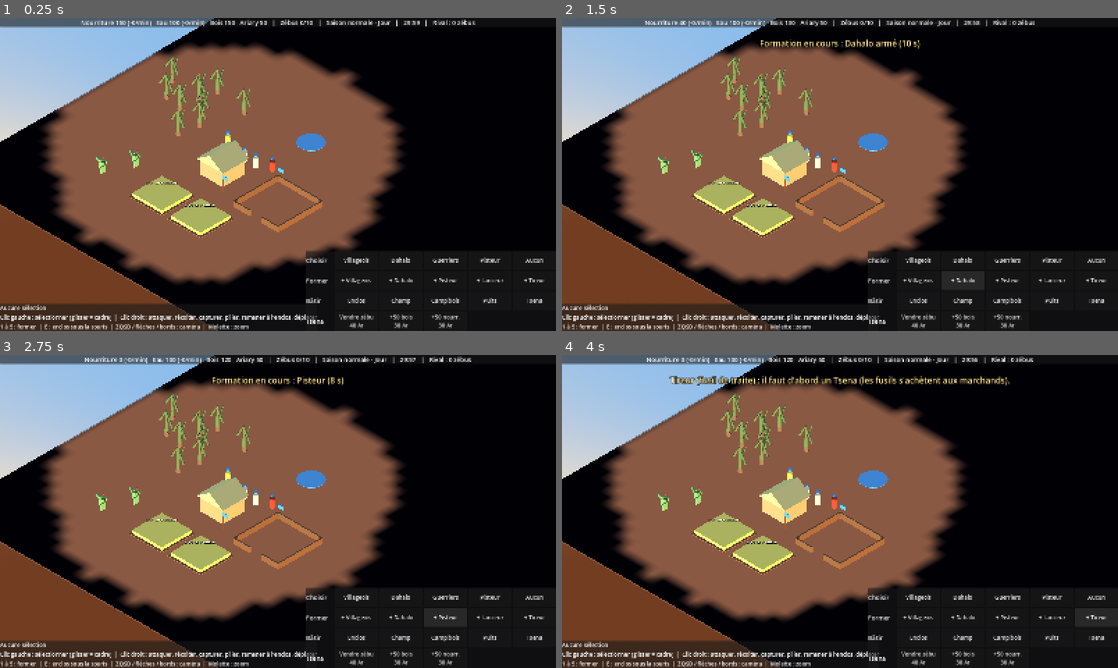
Above: before the commit, frames 1-4 (two rows, left to right).
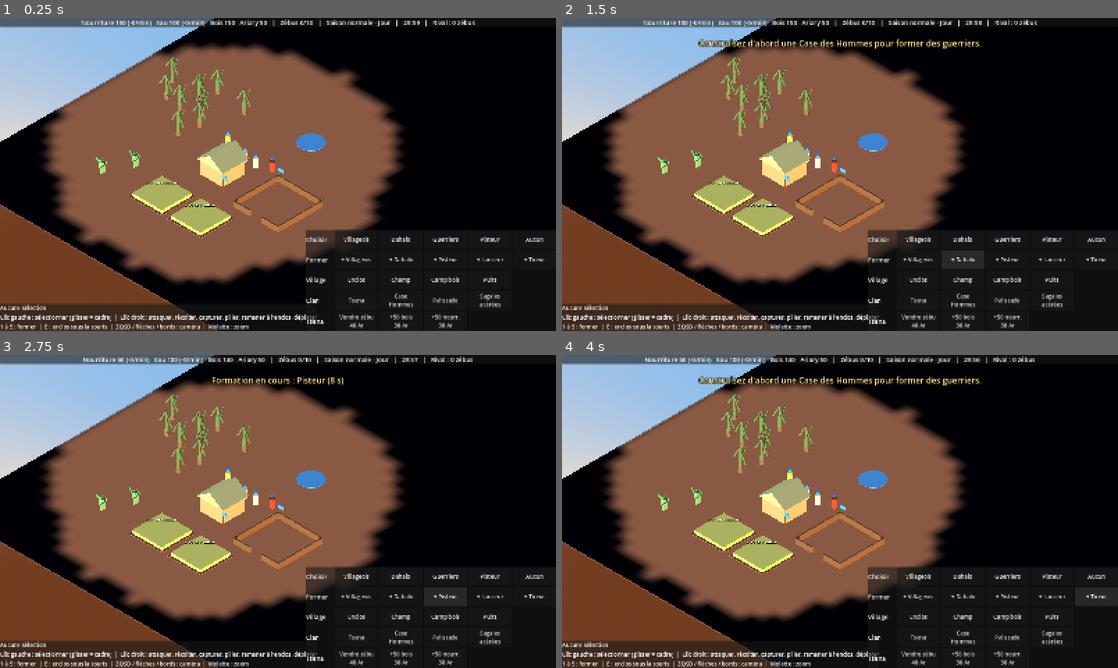
Above: after the commit, the same moments.

Repository: heishandria/dahalo
Game: Godot game, scene res://scenes/main.tscn
Two runs of this game, one before a commit and one after it. Both use one fixed random seed, a clock stepped at 60 frames per second and the inputs below.
Inputs:
- Up to frame 1 (0.25 s): no input
- Up to frame 2 (1.5 s): click "+ Villageois" at 0.5 s; click "+ Dahalo" at 1.25 s
- Up to frame 3 (2.75 s): click "+ Pisteur" at 2 s
- Up to frame 4 (4 s): click "+ Lanceur" at 2.75 s; click "+ Tireur" at 3.5 s

The runs differ from the first frame. In frame 1, 1.7% of the frame differs, in the area x 55-98%, y 67-93%; in frame 2, 3.2%; in frame 3, 2.4%; in frame 4, 3.8%, in the area x 15-100%, y 0-93%.

Commit message:
Défense : Case des Hommes, palissade épineuse (ralentit, sabotable), Sagaies acérées
- Guerriers formés à la Case des Hommes ; Case centrale = villageois et pisteurs
- Palissade : segments de 4 m orientés vers l'extérieur, ennemis ralentis à 35 %, 150 PV
- Recherche Sagaies acérées (+30 % dégâts sagaies) ; commande « rechercher »
- IA : construit sa Case des Hommes ; HUD : lignes Village / Clan
- Spec docs/specs/defense.md

Co-Authored-By: Claude Opus 5.5 <noreply@anthropic.com>
Claude-Session: https://claude.ai/code/session_01LBZFuQwBKtYsFencaWhgxN

Diff:
--- a/autoload/command_bus.gd
+++ b/autoload/command_bus.gd
@@ -14,6 +14,7 @@
 ##   deposer    : "unites": [ids], "cible_id": id d'un Batiment
 ##   former     : "batiment": id, "unite": "villageois" | "dahalo" | "pisteur"
 ##   construire : "type_batiment": "enclos" | "champ" | "camp_bois" | "puits" | "tsena", "position": Vector3
+##   rechercher : "technologie": clé de GameRules.TECHNOLOGIES (dans le bâtiment adapté)
 ##   commerce   : "action": "vendre_zebu" | "acheter_bois" | "acheter_nourriture" (nécessite un Tsena)
 
 var monde = null           # référence vers main.gd (création d'entités)
@@ -57,6 +58,14 @@
 		"construire":
 			if monde != null:
 				monde.construire(faction, cmd.get("type_batiment", ""), cmd.get("position", Vector3.ZERO))
+		"rechercher":
+			var tech: String = cmd.get("technologie", "")
+			for b in get_tree().get_nodes_in_group("batiments_%d" % faction):
+				if b.has_method("recherche_possible") and b.recherche_possible(tech):
+					b.rechercher(tech)
+					return
+			if faction == GameRules.PLAYER:
+				EventBus.message.emit("Il faut le bâtiment adapté pour cette recherche.")
 		"commerce":
 			for t in get_tree().get_nodes_in_group("tsena"):
 				if t.faction == faction:
--- a/autoload/resource_manager.gd
+++ b/autoload/resource_manager.gd
@@ -7,6 +7,7 @@
 var enclos := {}      # faction -> int (nombre d'enclos)
 var en_manque := {}   # faction -> bool (plus d'eau ou plus de nourriture pour le cheptel)
 var _chrono_fuite := {}
+var technologies := {}   # faction -> Array des technologies acquises
 var partie_finie := false
 
 
@@ -17,7 +18,9 @@
 	enclos.clear()
 	en_manque.clear()
 	_chrono_fuite.clear()
+	technologies.clear()
 	for f in factions:
+		technologies[f] = []
 		stocks[f] = GameRules.RESSOURCES_DEPART.duplicate()
 		zebus[f] = 0
 		enclos[f] = 0
@@ -64,6 +67,20 @@
 		var nom: String = "Ar" if r == "ariary" else String(r)
 		parties.append("%d %s" % [int(cout[r]), nom])
 	return " + ".join(parties)
+
+
+# --- Technologies ---
+
+func a_technologie(faction: int, tech: String) -> bool:
+	var acquises: Array = technologies.get(faction, [])
+	return tech in acquises
+
+
+func acquerir_technologie(faction: int, tech: String) -> void:
+	if not technologies.has(faction):
+		technologies[faction] = []
+	if not a_technologie(faction, tech):
+		technologies[faction].append(tech)
 
 
 # --- Cheptel ---
--- a/data/game_rules.gd
+++ b/data/game_rules.gd
@@ -45,6 +45,8 @@
 	"camp_bois": {"bois": 80.0},
 	"puits": {"bois": 60.0, "ariary": 40.0},
 	"tsena": {"bois": 150.0},
+	"case_hommes": {"bois": 120.0},
+	"palissade": {"bois": 15.0},
 }
 const NOMS_BATIMENTS := {
 	"case_centrale": "Case centrale",
@@ -53,7 +55,30 @@
 	"camp_bois": "Camp de bûcherons",
 	"puits": "Puits",
 	"tsena": "Tsena",
+	"case_hommes": "Case des Hommes",
+	"palissade": "Palissade épineuse",
 }
+
+# --- Formation : quel bâtiment forme quelles unités ---
+const FORMATIONS := {
+	"case_centrale": ["villageois", "pisteur"],
+	"case_hommes": ["dahalo", "lanceur", "tireur"],
+}
+
+# --- Défense (spec : docs/specs/defense.md) ---
+const PALISSADE_PV := 150.0
+const PALISSADE_RALENTISSEMENT := 0.35   # vitesse des ennemis qui traversent une palissade
+
+# --- Technologies (recherchées dans un bâtiment) ---
+const TECHNOLOGIES := {
+	"sagaies_acerees": {
+		"nom": "Sagaies acérées",
+		"batiment": "case_hommes",
+		"cout": {"nourriture": 100.0, "bois": 50.0, "ariary": 40.0},
+		"temps": 30.0,
+	},
+}
+const BONUS_SAGAIES_ACEREES := 1.3       # dégâts des armes « sagaie » et « sagaie_jet »
 
 # --- Champs (maïs / sorgho) ---
 const CHAMP_POUSSE_S := 60.0          # temps de culture pour UN villageois (2 villageois = 2× plus vite)
--- a/scenes/buildings/batiment.gd
+++ b/scenes/buildings/batiment.gd
@@ -2,10 +2,12 @@
 extends StaticBody3D
 ## Bâtiment générique. La Case centrale forme les unités et sert de dépôt (GDD §5).
 
-@export_enum("case_centrale", "enclos", "camp_bois", "tsena") var type_batiment: String = "case_centrale"
+@export_enum("case_centrale", "enclos", "camp_bois", "tsena", "case_hommes", "palissade") var type_batiment: String = "case_centrale"
 var faction := GameRules.PLAYER
 var id := 0
 var en_formation := 0   # nombre d'unités en cours de formation
+var en_recherche := ""  # technologie en cours de recherche
+var mort := false       # bâtiments détruits (palissade) : jamais vrai pour les autres pour l'instant
 
 
 func _ready() -> void:
@@ -33,8 +35,13 @@
 
 ## Formation d'une unité (prototype : depuis la Case centrale, sans file d'attente visible).
 ## TODO GDD : les Dahalo devront être formés à la Case des Hommes.
+func peut_former(role: String) -> bool:
+	var roles: Array = GameRules.FORMATIONS.get(type_batiment, [])
+	return role in roles
+
+
 func former(role: String) -> void:
-	if type_batiment != "case_centrale" or CommandBus.monde == null:
+	if not peut_former(role) or CommandBus.monde == null:
 		return
 	var data: UnitData = CommandBus.monde.donnees_unite(role)
 	if data == null:
@@ -57,3 +64,38 @@
 		return
 	var a := randf() * TAU
 	CommandBus.monde.creer_unite(role, faction, global_position + Vector3(cos(a), 0.0, sin(a)) * 4.0)
+
+
+func recherche_possible(tech: String) -> bool:
+	var def: Dictionary = GameRules.TECHNOLOGIES.get(tech, {})
+	return def.get("batiment", "") == type_batiment
+
+
+func rechercher(tech: String) -> void:
+	if not recherche_possible(tech):
+		return
+	var def: Dictionary = GameRules.TECHNOLOGIES[tech]
+	var nom: String = def["nom"]
+	if ResourceManager.a_technologie(faction, tech) or en_recherche == tech:
+		_message("%s : déjà acquise ou en cours." % nom)
+		return
+	if en_recherche != "":
+		_message("Une recherche est déjà en cours dans ce bâtiment.")
+		return
+	var cout: Dictionary = def["cout"]
+	if not ResourceManager.payer(faction, cout):
+		_message("%s : il faut %s." % [nom, ResourceManager.texte_cout(cout)])
+		return
+	en_recherche = tech
+	_message("Recherche en cours : %s (%d s)" % [nom, int(def["temps"])])
+	await get_tree().create_timer(float(def["temps"]), false).timeout
+	en_recherche = ""
+	if not is_inside_tree():
+		return
+	ResourceManager.acquerir_technologie(faction, tech)
+	_message("Technologie acquise : %s !" % nom)
+
+
+func _message(texte: String) -> void:
+	if faction == GameRules.PLAYER:
+		EventBus.message.emit(texte)
--- /dev/null
+++ b/scenes/buildings/case_hommes.tscn
@@ -0,0 +1,45 @@
+[gd_scene load_steps=8 format=3]
+
+[ext_resource type="Script" path="res://scenes/buildings/batiment.gd" id="1_bat"]
+
+[sub_resource type="BoxShape3D" id="Shape_bat"]
+size = Vector3(4.5, 3, 3.5)
+
+[sub_resource type="StandardMaterial3D" id="Mat_murs"]
+albedo_color = Color(0.48, 0.3, 0.18, 1)
+
+[sub_resource type="BoxMesh" id="Mesh_murs"]
+material = SubResource("Mat_murs")
+size = Vector3(4.5, 2.2, 3.5)
+
+[sub_resource type="StandardMaterial3D" id="Mat_toit"]
+albedo_color = Color(0.7, 0.58, 0.32, 1)
+
+[sub_resource type="PrismMesh" id="Mesh_toit"]
+material = SubResource("Mat_toit")
+size = Vector3(5.1, 1.8, 4.1)
+
+[sub_resource type="BoxMesh" id="Mesh_banniere"]
+size = Vector3(0.9, 0.55, 0.05)
+
+[node name="CaseHommes" type="StaticBody3D"]
+collision_layer = 4
+collision_mask = 0
+script = ExtResource("1_bat")
+type_batiment = "case_hommes"
+
+[node name="Collision" type="CollisionShape3D" parent="."]
+transform = Transform3D(1, 0, 0, 0, 1, 0, 0, 0, 1, 0, 1.5, 0)
+shape = SubResource("Shape_bat")
+
+[node name="Murs" type="MeshInstance3D" parent="."]
+transform = Transform3D(1, 0, 0, 0, 1, 0, 0, 0, 1, 0, 1.1, 0)
+mesh = SubResource("Mesh_murs")
+
+[node name="Toit" type="MeshInstance3D" parent="."]
+transform = Transform3D(1, 0, 0, 0, 1, 0, 0, 0, 1, 0, 3.1, 0)
+mesh = SubResource("Mesh_toit")
+
+[node name="Banniere" type="MeshInstance3D" parent="."]
+transform = Transform3D(1, 0, 0, 0, 1, 0, 0, 0, 1, 0, 4.3, 0)
+mesh = SubResource("Mesh_banniere")
--- /dev/null
+++ b/scenes/buildings/palissade.gd
@@ -0,0 +1,47 @@
+extends Batiment
+## Palissade épineuse (GDD §5) : défense périmétrique. Ne bloque pas le passage, mais les ennemis
+## qui la traversent avancent beaucoup plus lentement. Les guerriers adverses peuvent la saboter.
+## Spec : docs/specs/defense.md
+
+var pv := GameRules.PALISSADE_PV
+var _ralentis: Array = []
+
+@onready var zone: Area3D = $Zone
+
+
+func _ready() -> void:
+	super()
+	zone.body_entered.connect(_on_entree)
+	zone.body_exited.connect(_on_sortie)
+
+
+func subir(degats: float, _attaquant) -> void:
+	if mort:
+		return
+	pv -= degats
+	if pv <= 0.0:
+		_detruire()
+
+
+func _detruire() -> void:
+	mort = true
+	for u in _ralentis:
+		if is_instance_valid(u):
+			u.ralentissements = maxi(0, u.ralentissements - 1)
+	_ralentis.clear()
+	if faction == GameRules.PLAYER:
+		EventBus.message.emit("Une palissade a été sabotée !")
+	queue_free()
+
+
+func _on_entree(corps: Node3D) -> void:
+	if corps is Unite and corps.faction != faction and not corps in _ralentis:
+		_ralentis.append(corps)
+		corps.ralentissements += 1
+
+
+func _on_sortie(corps: Node3D) -> void:
+	if corps in _ralentis:
+		_ralentis.erase(corps)
+		if is_instance_valid(corps):
+			corps.ralentissements = maxi(0, corps.ralentissements - 1)
--- /dev/null
+++ b/scenes/buildings/palissade.tscn
@@ -0,0 +1,54 @@
+[gd_scene load_steps=8 format=3]
+
+[ext_resource type="Script" path="res://scenes/buildings/palissade.gd" id="1_pal"]
+
+[sub_resource type="BoxShape3D" id="Shape_clic"]
+size = Vector3(4, 1.4, 0.6)
+
+[sub_resource type="BoxShape3D" id="Shape_zone"]
+size = Vector3(4.4, 2, 2.6)
+
+[sub_resource type="StandardMaterial3D" id="Mat_epines"]
+albedo_color = Color(0.33, 0.36, 0.2, 1)
+
+[sub_resource type="BoxMesh" id="Mesh_haie"]
+material = SubResource("Mat_epines")
+size = Vector3(4, 0.9, 0.5)
+
+[sub_resource type="PrismMesh" id="Mesh_pointes"]
+material = SubResource("Mat_epines")
+size = Vector3(4, 0.5, 0.35)
+
+[sub_resource type="BoxMesh" id="Mesh_banniere"]
+size = Vector3(0.4, 0.25, 0.04)
+
+[node name="Palissade" type="StaticBody3D"]
+collision_layer = 4
+collision_mask = 0
+script = ExtResource("1_pal")
+type_batiment = "palissade"
+
+[node name="Collision" type="CollisionShape3D" parent="."]
+transform = Transform3D(1, 0, 0, 0, 1, 0, 0, 0, 1, 0, 0.7, 0)
+shape = SubResource("Shape_clic")
+
+[node name="Haie" type="MeshInstance3D" parent="."]
+transform = Transform3D(1, 0, 0, 0, 1, 0, 0, 0, 1, 0, 0.45, 0)
+mesh = SubResource("Mesh_haie")
+
+[node name="Pointes" type="MeshInstance3D" parent="."]
+transform = Transform3D(1, 0, 0, 0, 1, 0, 0, 0, 1, 0, 1.15, 0)
+mesh = SubResource("Mesh_pointes")
+
+[node name="Banniere" type="MeshInstance3D" parent="."]
+transform = Transform3D(1, 0, 0, 0, 1, 0, 0, 0, 1, 1.8, 1.5, 0)
+mesh = SubResource("Mesh_banniere")
+
+[node name="Zone" type="Area3D" parent="."]
+collision_layer = 0
+collision_mask = 2
+monitorable = false
+
+[node name="Forme" type="CollisionShape3D" parent="Zone"]
+transform = Transform3D(1, 0, 0, 0, 1, 0, 0, 0, 1, 0, 1, 0)
+shape = SubResource("Shape_zone")
--- a/scenes/buildings/tsena.gd
+++ b/scenes/buildings/tsena.gd
@@ -42,8 +42,3 @@
 		return
 	ResourceManager.ajouter(faction, ressource, offre["quantite"])
 	_message("Acheté : %d %s." % [int(offre["quantite"]), ressource])
-
-
-func _message(texte: String) -> void:
-	if faction == GameRules.PLAYER:
-		EventBus.message.emit(texte)
--- a/scenes/main.gd
+++ b/scenes/main.gd
@@ -10,6 +10,8 @@
 	"enclos": preload("res://scenes/buildings/enclos.tscn"),
 	"camp_bois": preload("res://scenes/buildings/camp_bois.tscn"),
 	"tsena": preload("res://scenes/buildings/tsena.tscn"),
+	"case_hommes": preload("res://scenes/buildings/case_hommes.tscn"),
+	"palissade": preload("res://scenes/buildings/palissade.tscn"),
 	"champ": preload("res://scenes/world/champ.tscn"),
 	"puits": preload("res://scenes/world/puits.tscn"),
 }
@@ -83,6 +85,13 @@
 	var b: Node3D = SCENES_BATIMENTS[type_batiment].instantiate()
 	b.faction = faction
 	b.position = _borner(pos)
+	if type_batiment == "palissade":
+		# Orientée face à l'extérieur du village : perpendiculaire à la direction depuis la Case centrale.
+		for c in get_tree().get_nodes_in_group("case_centrale"):
+			if c.faction == faction:
+				var dir: Vector3 = b.position - c.global_position
+				b.rotation.y = atan2(dir.x, dir.z)
+				break
 	entites.add_child(b)
 	return b
 
@@ -129,7 +138,9 @@
 		return
 	creer_batiment(type_batiment, faction, pos)
 	if faction == GameRules.PLAYER:
-		if type_batiment == "champ":
+		if type_batiment == "palissade":
+			pass  # pas de message à chaque segment
+		elif type_batiment == "champ":
 			EventBus.message.emit("Champ construit : envoyez des villageois pour le cultiver.")
 		else:
 			EventBus.message.emit("%s construit." % nom)
--- a/scenes/units/unite.gd
+++ b/scenes/units/unite.gd
@@ -39,6 +39,7 @@
 var _chrono_guet := 0.0
 var _materiau_barre := StandardMaterial3D.new()
 var _derniere_trace := Vector3.INF
+var ralentissements := 0     # nombre de palissades ennemies traversées en ce moment
 
 @onready var agent: NavigationAgent3D = $NavigationAgent3D
 @onready var anneau: MeshInstance3D = $Anneau
@@ -166,7 +167,16 @@
 	var v := data.vitesse
 	if not zebus_escortes.is_empty():
 		v *= GameRules.MALUS_VITESSE_ESCORTE
+	if ralentissements > 0:
+		v *= GameRules.PALISSADE_RALENTISSEMENT
 	return v
+
+
+func degats_actuels() -> float:
+	var d := data.degats
+	if data.arme in ["sagaie", "sagaie_jet"] and ResourceManager.a_technologie(faction, "sagaies_acerees"):
+		d *= GameRules.BONUS_SAGAIES_ACEREES
+	return d
 
 
 func aller_recolter(r) -> void:
@@ -435,7 +445,7 @@
 	_recharge = data.cadence
 	if data.portee > PORTEE_DISTANCE:
 		_tracer_vers(ennemi.global_position)
-	ennemi.subir(data.degats, self)
+	ennemi.subir(degats_actuels(), self)
 
 
 func _mourir() -> void:
@@ -469,8 +479,10 @@
 	chute.tween_callback(queue_free)
 
 
+## Cible attaquable : unité ennemie vivante, ou palissade ennemie (sabotage).
 func _ennemi_valide(u) -> bool:
-	return _valide(u) and u is Unite and u.faction != faction and not u.mort
+	return _valide(u) and u.has_method("subir") and u.get("faction") != faction \
+			and u.get("faction") != GameRules.WILD and not u.mort
 
 
 func _maj_barre_vie() -> void:
--- a/systems/ai_controller.gd
+++ b/systems/ai_controller.gd
@@ -107,15 +107,23 @@
 # --- Formation et enclos ---
 
 func _gerer_formation(case, nb_villageois: int, nb_dahalos: int, nb_lanceurs: int) -> void:
-	if case.en_formation > 0:
-		return
 	var monde = CommandBus.monde
-	if nb_villageois < villageois_max and ResourceManager.peut_payer(faction, monde.donnees_unite("villageois").cout):
+	if case.en_formation == 0 and nb_villageois < villageois_max \
+			and ResourceManager.peut_payer(faction, monde.donnees_unite("villageois").cout):
 		_cmd({"type": "former", "batiment": case.id, "unite": "villageois"})
-	elif nb_dahalos < dahalo_max and ResourceManager.peut_payer(faction, monde.donnees_unite("dahalo").cout):
-		_cmd({"type": "former", "batiment": case.id, "unite": "dahalo"})
+	# Les guerriers se forment à la Case des Hommes : la construire dès que possible.
+	var hommes = _premier_batiment("case_hommes")
+	if hommes == null:
+		if nb_villageois >= 4 and ResourceManager.peut_payer(faction, GameRules.COUTS_BATIMENTS["case_hommes"]):
+			_cmd({"type": "construire", "type_batiment": "case_hommes",
+					"position": case.global_position + Vector3(-8, 0, 8)})
+		return
+	if hommes.en_formation > 0:
+		return
+	if nb_dahalos < dahalo_max and ResourceManager.peut_payer(faction, monde.donnees_unite("dahalo").cout):
+		_cmd({"type": "former", "batiment": hommes.id, "unite": "dahalo"})
 	elif nb_lanceurs < lanceurs_max and ResourceManager.peut_payer(faction, monde.donnees_unite("lanceur").cout):
-		_cmd({"type": "former", "batiment": case.id, "unite": "lanceur"})
+		_cmd({"type": "former", "batiment": hommes.id, "unite": "lanceur"})
 
 
 func _gerer_enclos(case) -> void:
--- a/systems/selection_manager.gd
+++ b/systems/selection_manager.gd
@@ -125,9 +125,14 @@
 
 func former(role: String) -> void:
 	for b in get_tree().get_nodes_in_group("batiments_%d" % GameRules.PLAYER):
-		if b.type_batiment == "case_centrale":
+		if b.has_method("peut_former") and b.peut_former(role):
 			CommandBus.emettre({"type": "former", "faction": GameRules.PLAYER, "batiment": b.id, "unite": role})
 			return
+	EventBus.message.emit("Construisez d'abord une Case des Hommes pour former des guerriers.")
+
+
+func rechercher(tech: String) -> void:
+	CommandBus.emettre({"type": "rechercher", "faction": GameRules.PLAYER, "technologie": tech})
 
 
 func definir_mode_construction(type_batiment: String) -> void:
@@ -275,7 +280,8 @@
 	if c is Node3D and not c.is_visible_in_tree():
 		c = null  # caché par le brouillard : on traite le clic comme un déplacement
 	var cmd := {"faction": GameRules.PLAYER, "unites": ids}
-	if c is Unite and c.faction != GameRules.PLAYER:
+	if (c is Unite and c.faction != GameRules.PLAYER) \
+			or (c is Batiment and c.type_batiment == "palissade" and c.faction != GameRules.PLAYER):
 		cmd["type"] = "attaquer"
 		cmd["cible_id"] = c.id
 	elif c is NoeudRessource:
@@ -309,6 +315,10 @@
 		return
 	CommandBus.emettre({"type": "construire", "faction": GameRules.PLAYER,
 			"type_batiment": type_batiment, "position": hit.position})
+	if type_batiment == "palissade":
+		# On enchaîne les segments : le mode reste actif jusqu'à « Aucun » / Échap / clic droit.
+		mode_construction = "palissade"
+		mode_construction_change.emit(mode_construction)
 
 
 # --- Utilitaires ---
--- a/ui/hud.gd
+++ b/ui/hud.gd
@@ -161,18 +161,19 @@
 		["+ Lanceur", selection_mgr.former.bind("lanceur")],
 		["+ Tireur", selection_mgr.former.bind("tireur")],
 	]))
-	var batiments := [["enclos", "Enclos"], ["champ", "Champ"], ["camp_bois", "Camp bois"],
-			["puits", "Puits"], ["tsena", "Tsena"]]
-	var defs: Array = []
-	for b in batiments:
-		defs.append([b[1], selection_mgr.definir_mode_construction.bind(b[0])])
-	var ligne_batir := _ligne_boutons("Bâtir", defs)
-	lignes.add_child(ligne_batir)
-	for i in batiments.size():
-		var bouton: Button = ligne_batir.get_child(i + 1)
-		var cout: Dictionary = GameRules.COUTS_BATIMENTS[batiments[i][0]]
-		bouton.tooltip_text = ResourceManager.texte_cout(cout)
-		_boutons_construction[batiments[i][0]] = bouton
+	_ajouter_ligne_construction(lignes, "Village", [["enclos", "Enclos"], ["champ", "Champ"],
+			["camp_bois", "Camp bois"], ["puits", "Puits"]])
+	var ligne_clan := _ajouter_ligne_construction(lignes, "Clan", [["tsena", "Tsena"],
+			["case_hommes", "Case\nHommes"], ["palissade", "Palissade"]])
+	var bouton_sagaies := Button.new()
+	bouton_sagaies.text = "Sagaies\nacérées"
+	bouton_sagaies.custom_minimum_size = TAILLE_BOUTON
+	bouton_sagaies.add_theme_font_size_override("font_size", 16)
+	bouton_sagaies.focus_mode = Control.FOCUS_NONE
+	var tech: Dictionary = GameRules.TECHNOLOGIES["sagaies_acerees"]
+	bouton_sagaies.tooltip_text = "+30 %% dégâts sagaies (%s, Case des Hommes)" % ResourceManager.texte_cout(tech["cout"])
+	bouton_sagaies.pressed.connect(selection_mgr.rechercher.bind("sagaies_acerees"))
+	ligne_clan.add_child(bouton_sagaies)
 	var ligne_tsena := _ligne_boutons("Tsena", [
 		["Vendre zébu", selection_mgr.commercer.bind("vendre_zebu")],
 		["+50 bois\n30 Ar", selection_mgr.commercer.bind("acheter_bois")],
@@ -220,6 +221,20 @@
 	boite.add_child(rejouer)
 
 
+func _ajouter_ligne_construction(lignes: VBoxContainer, titre: String, batiments: Array) -> HBoxContainer:
+	var defs: Array = []
+	for b in batiments:
+		defs.append([b[1], selection_mgr.definir_mode_construction.bind(b[0])])
+	var ligne := _ligne_boutons(titre, defs)
+	lignes.add_child(ligne)
+	for i in batiments.size():
+		var bouton: Button = ligne.get_child(i + 1)
+		var cout: Dictionary = GameRules.COUTS_BATIMENTS[batiments[i][0]]
+		bouton.tooltip_text = ResourceManager.texte_cout(cout)
+		_boutons_construction[batiments[i][0]] = bouton
+	return ligne
+
+
 func _ligne_boutons(titre: String, boutons: Array) -> HBoxContainer:
 	var ligne := HBoxContainer.new()
 	var etiquette := Label.new()
Not shown, changed: docs/specs/combat.md
Not shown, added: docs/specs/defense.md
Not shown, changed: docs/specs/economie.md
